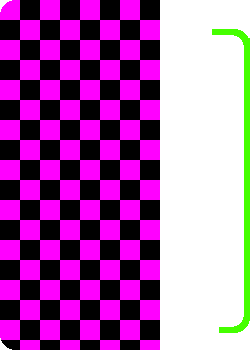
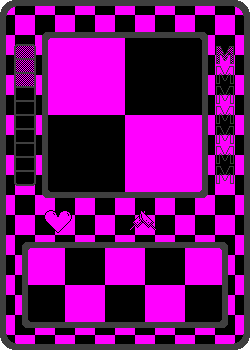
Two versions of the same layered image (250 x 350). Layer-by-layer changes:
showed "Borders", painted on it over bbox(0, 0, 250, 350)
added layer "Stats" above "Movement" over bbox(44, 208, 157, 233)
added layer "Movement" above "EnergyEmpty" over bbox(216, 46, 234, 64)
added layer "EnergyEmpty" above "EnergyFull" over bbox(15, 87, 35, 101)
added layer "EnergyFull" above "Energy" over bbox(15, 45, 35, 59)
added layer "Energy" above "CharacterArt" over bbox(15, 45, 35, 185)
added layer "CharacterArt" above "DescriptionBox" over bbox(45, 35, 205, 195)
added layer "DescriptionBox" above "Base" over bbox(25, 245, 225, 325)
painted on "Base" over bbox(0, 0, 250, 350)
